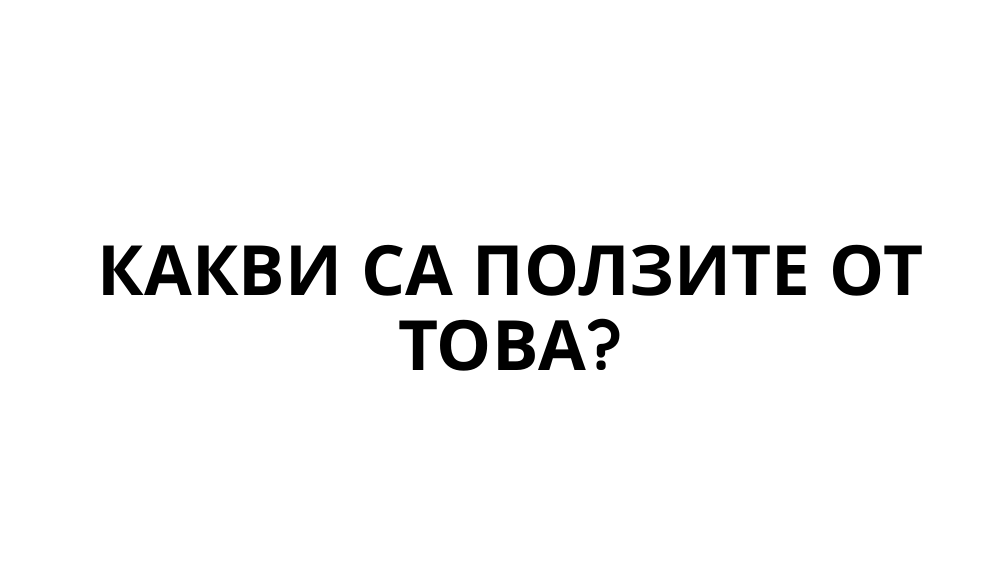
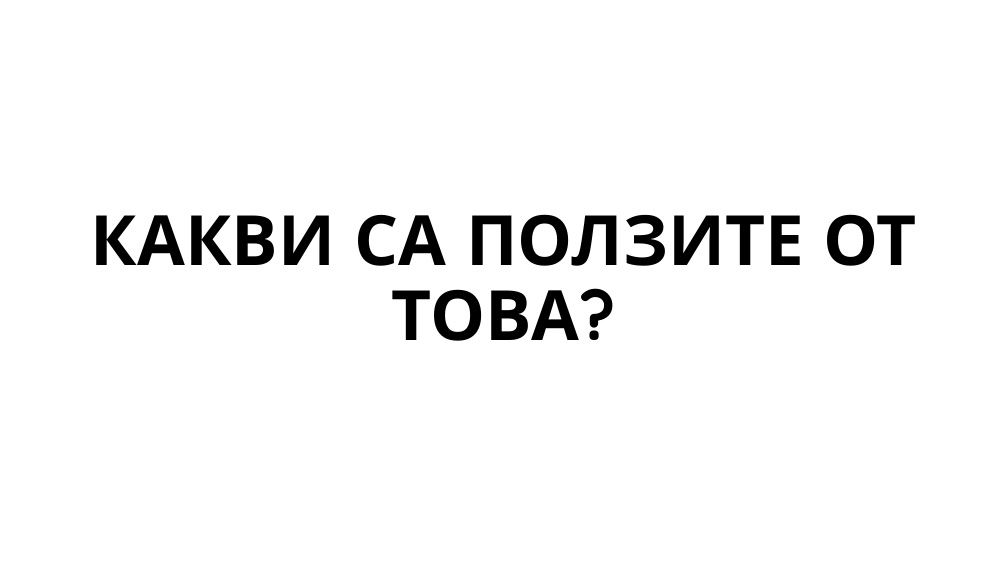
Before and after one commit to petargeorgiev18/SmartMeds, a slide deck: slide 8 of SmartMeds.pptx. Drawn at 1008x567 pixels with LibreOffice and Linux fonts; fonts in the diff are those of the drawing; background and template pictures are left out. Boxes give left, top, right and bottom in pixels: in the first picture for what was removed or moved away, otherwise in the second. Text is boxed around its words. In the diff, an @@ line names an element or a change of style, - is before the commit and + after.

```diff
--- a/SmartMeds.pptx
+++ b/SmartMeds.pptx
@@ title "КАКВИ СА ПОЛЗИТЕ ОТ ТОВА?": place and size @@
-title "КАКВИ СА ПОЛЗИТЕ ОТ ТОВА?" at box(98, 244, 923, 371)
+title "КАКВИ СА ПОЛЗИТЕ ОТ ТОВА?" at box(91, 214, 916, 341)
```
Also in this commit, not shown: 5 other slides changed, 3 slides added.
